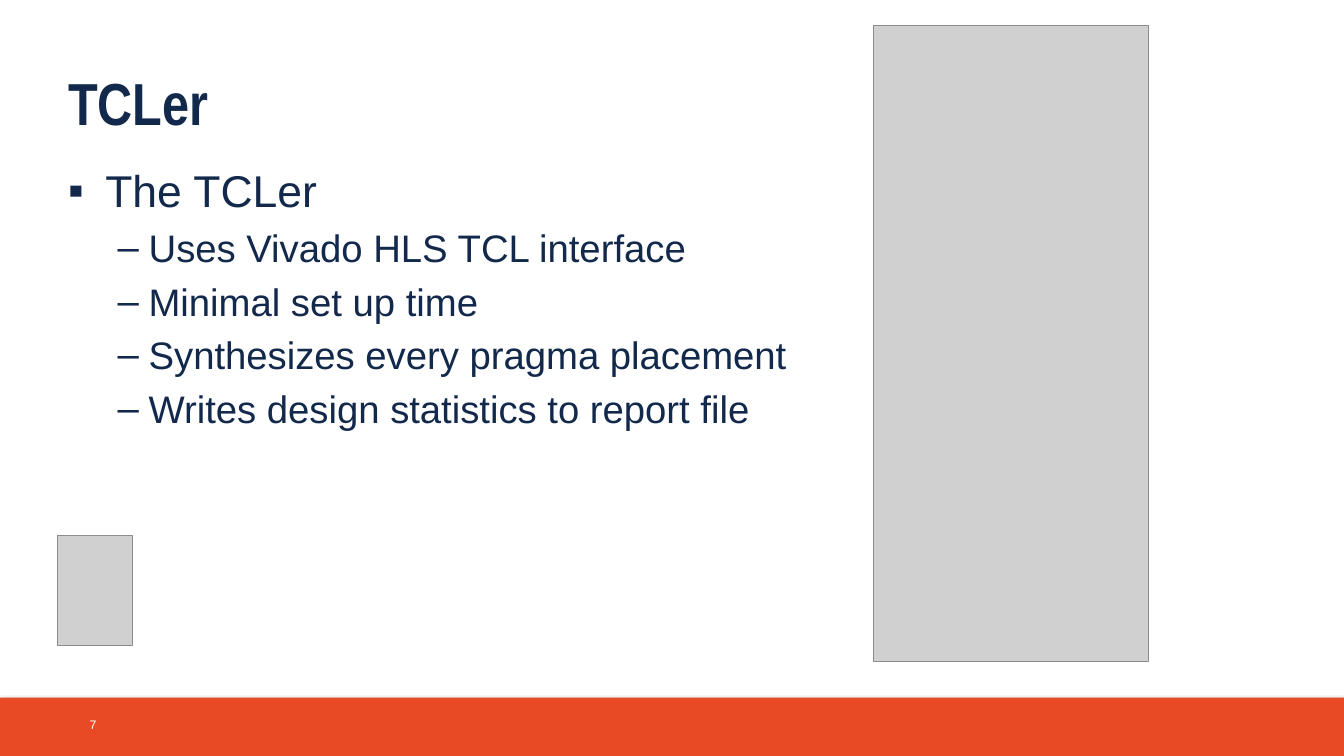
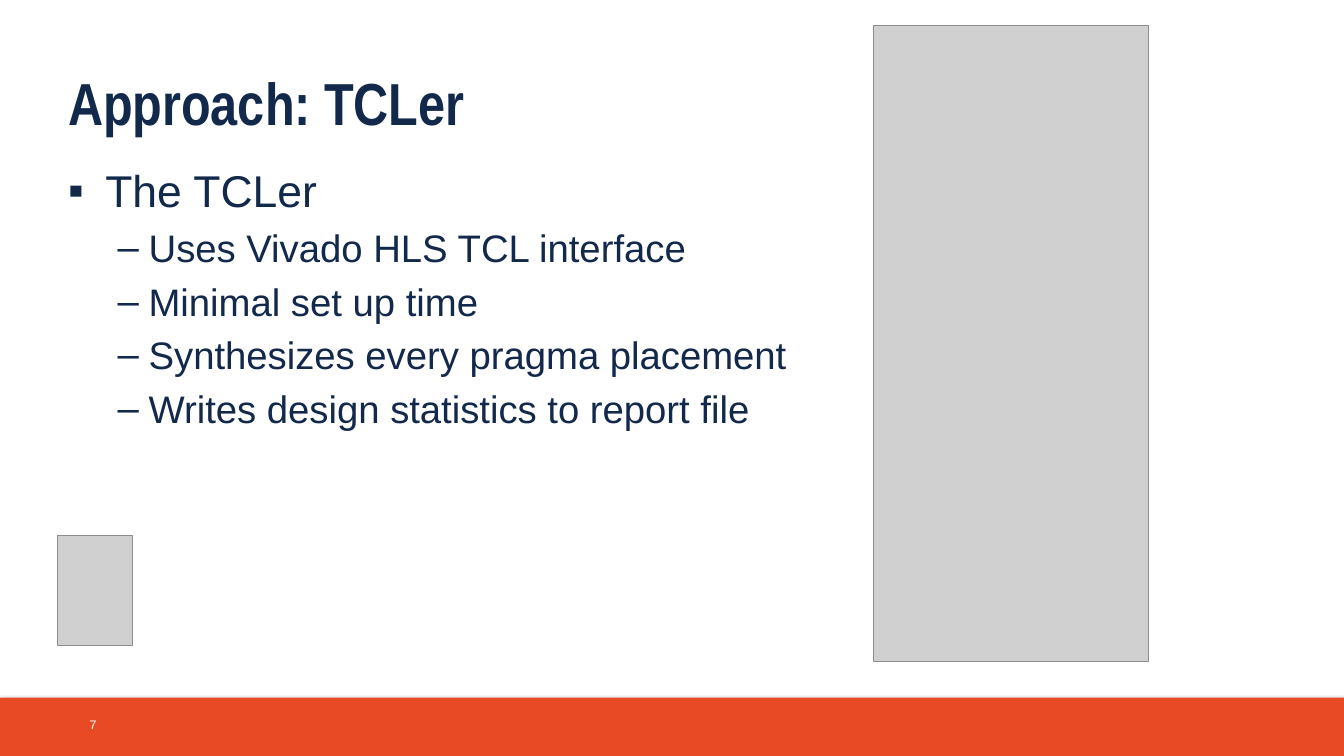
Before and after one commit to atsmith3/CruiseControl, a slide deck: slide 7 of Documentation/final_presentation.pptx. Drawn at 1344x756 pixels with LibreOffice and Linux fonts; fonts in the diff are those of the drawing; grey boxes stand for pictures; background and template pictures are left out. Boxes give left, top, right and bottom in pixels: in the first picture for what was removed or moved away, otherwise in the second. Text is boxed around its words. In the diff, an @@ line names an element or a change of style, - is before the commit and + after.

```diff
--- a/Documentation/final_presentation.pptx
+++ b/Documentation/final_presentation.pptx
@@ text at (68, 82, 464, 136): text changed @@
-TCLer
+Approach: TCLer
```
Also in this commit, not shown: 7 other slides changed, 3 slides added.
